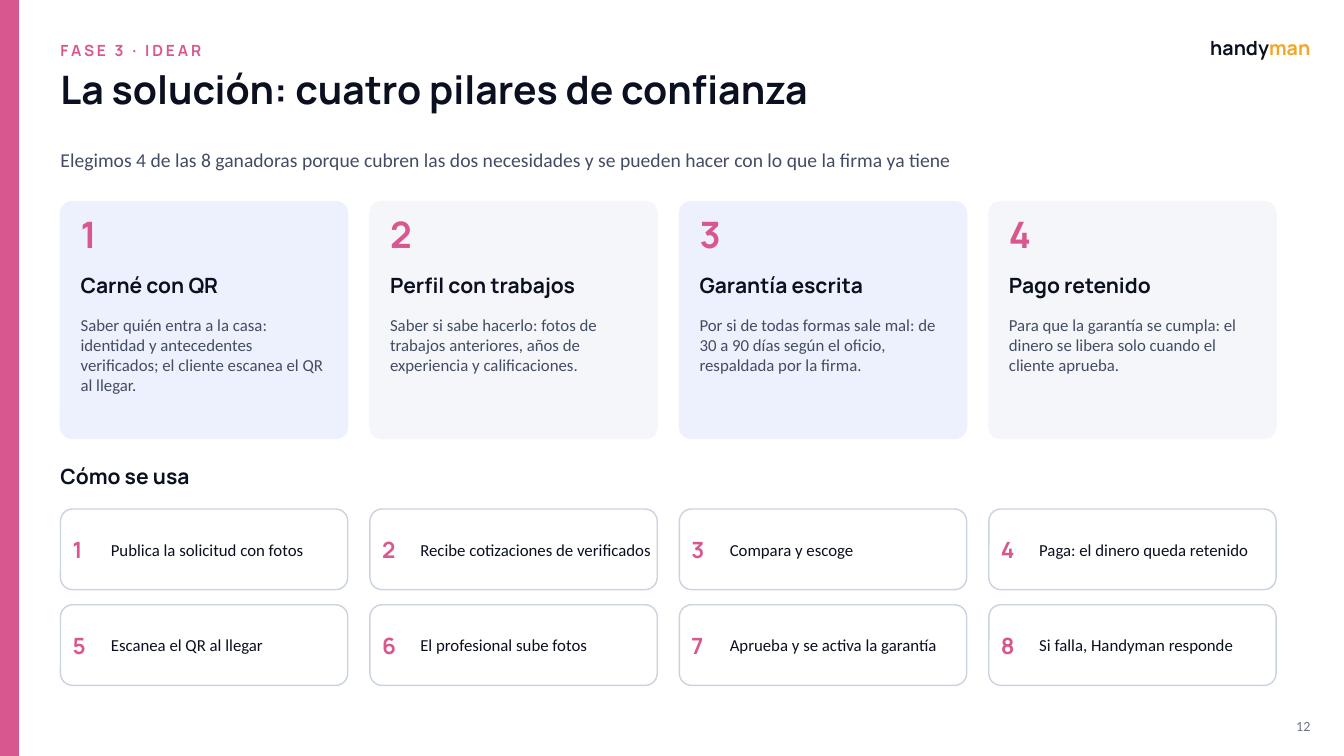
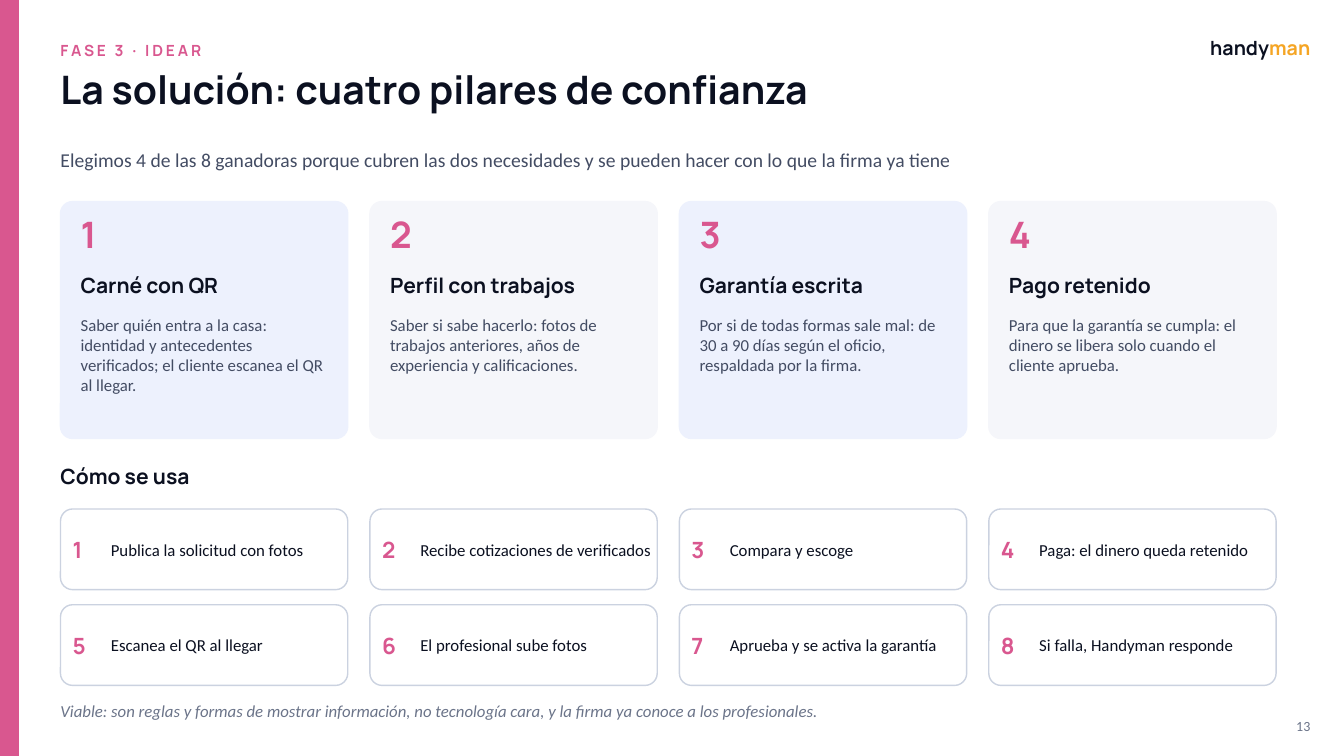
Before and after one commit to matcodez/handyman, a slide deck: slide 13 of docs/Handyman_Presentacion_Final.pptx (slide 12 before the commit). Drawn at 1344x756 pixels with LibreOffice and Linux fonts; fonts in the diff are those of the drawing. Boxes give left, top, right and bottom in pixels: in the first picture for what was removed or moved away, otherwise in the second. Text is boxed around its words. In the diff, an @@ line names an element or a change of style, - is before the commit and + after.

```diff
--- a/docs/Handyman_Presentacion_Final.pptx
+++ b/docs/Handyman_Presentacion_Final.pptx
@@ text added at [60,705,818,720], 12 pt, text #6B7489, italic @@
+Viable: son reglas y formas de mostrar información, no tecnología cara, y la firma ya conoce a los profesionales.
```
Also in this commit, not shown: 13 other slides changed, 4 slides added, 1 slide removed, 1 other file.
